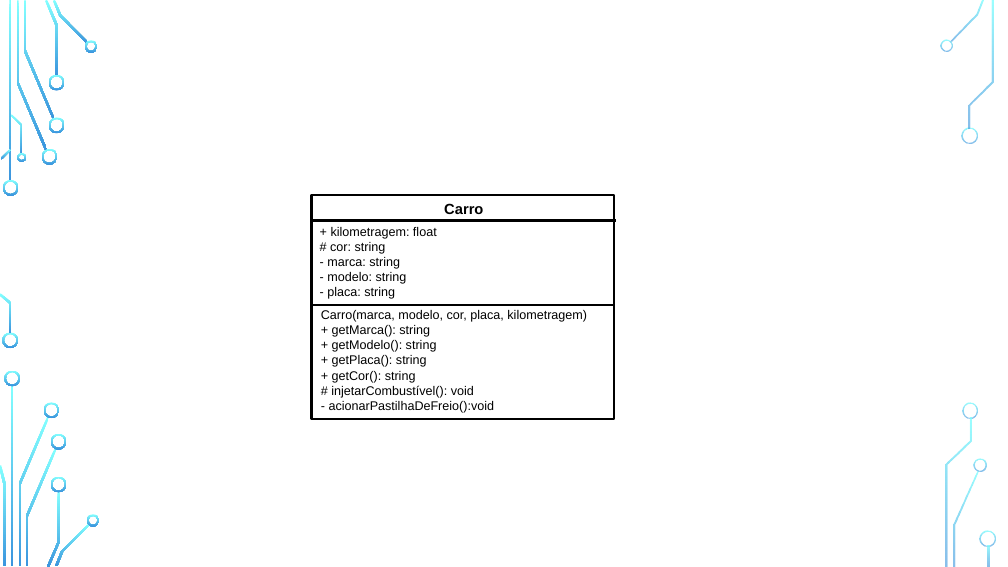
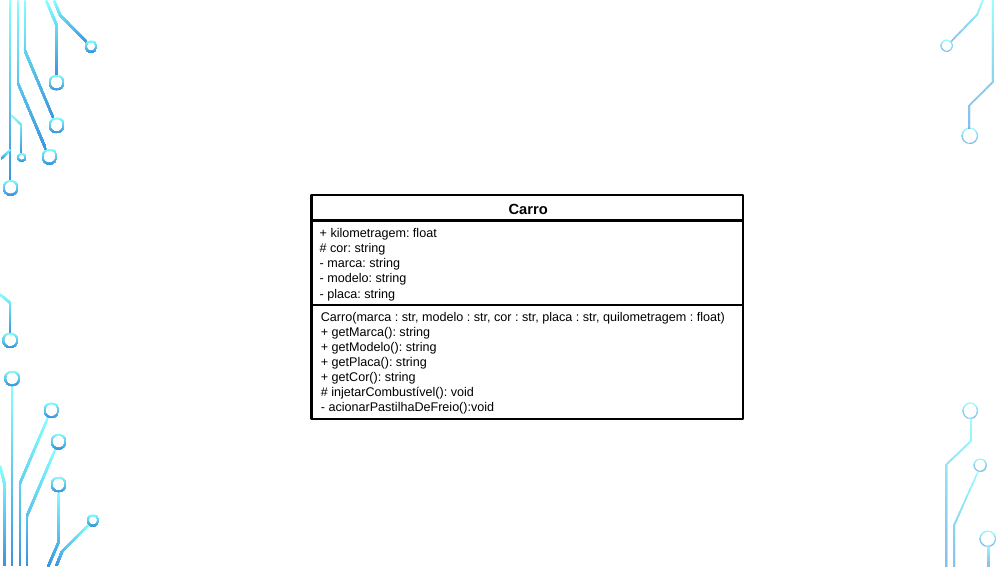
Before and after one commit to zz4fap/python-programming, a slide deck: slide 62 of figures/C126_figures.pptx (slide 61 before the commit). Drawn at 1008x567 pixels with LibreOffice and Linux fonts; fonts in the diff are those of the drawing; background and template pictures are left out. Boxes give left, top, right and bottom in pixels: in the first picture for what was removed or moved away, otherwise in the second. Text is boxed around its words. In the diff, an @@ line names an element or a change of style, - is before the commit and + after.

```diff
--- a/figures/C126_figures.pptx
+++ b/figures/C126_figures.pptx
@@ rectangle: place and size @@
-rectangle at [312, 195, 615, 420]
+rectangle at [312, 195, 743, 420]
@@ text "Carro": place and size @@
-text "Carro" at [444, 203, 483, 214]
+text "Carro" at [509, 203, 548, 214]
@@ line moved from (312, 221) - (616, 221) to (312, 221) - (744, 221) @@
@@ line moved from (312, 305) - (615, 305) to (312, 305) - (743, 305) @@
@@ text at [321, 312, 725, 324]: text changed @@
-Carro(marca, modelo, cor, placa, kilometragem)
+Carro(marca : str, modelo : str, cor : str, placa : str, quilometragem : float)
```
Also in this commit, not shown: 1 other slide changed, 1 slide added, 8 other files.
